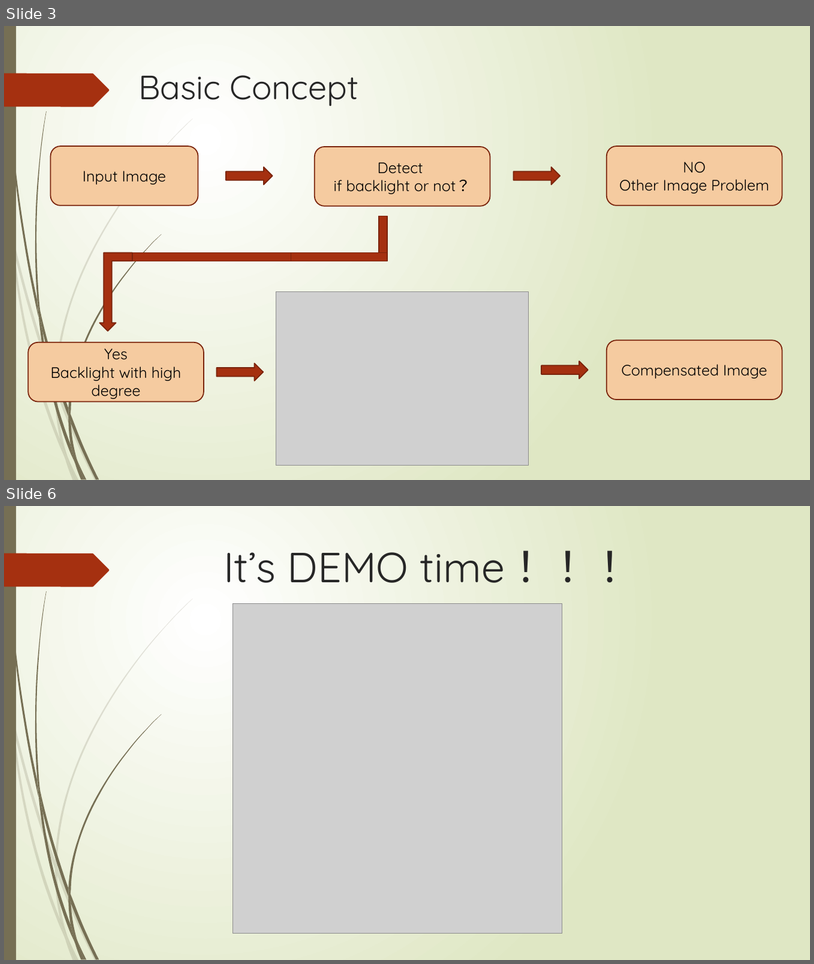
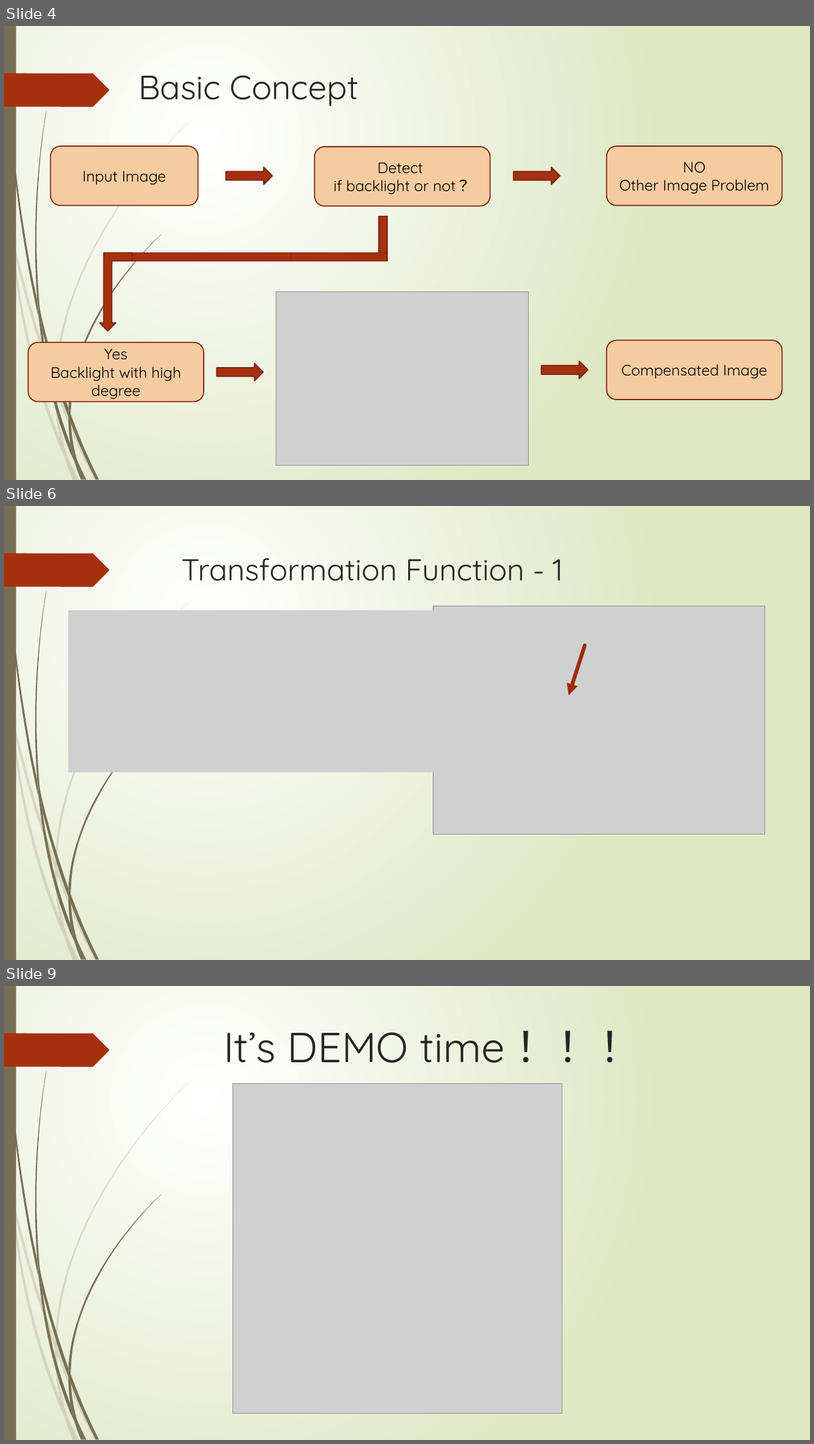
Before and after one commit to tedio85/Image-Processing-Final, a slide deck: DIP – Final Project.pptx. Shown one above the other, each under a label of ours: slides 3 and 6 before the commit, slides 4, 6 and 9 after it; the slides between them are not shown. The pictures are 814x964 and 814x1444 pixels, drawn with LibreOffice and Linux fonts; fonts in the diff are those of the drawing; grey boxes stand for pictures. Boxes give left, top, right and bottom in pixels: in the first picture for what was removed or moved away, otherwise in the second. Text is boxed around its words. In the diff, an @@ line names an element or a change of style, - is before the commit and + after.

```diff
--- a/DIP – Final Project.pptx
+++ b/DIP – Final Project.pptx
@@ slide 6 added at [4,506,810,960], background gradient #FFFFFF to #DFE8C4; not listed: 24 template elements that a slide beside it also shows @@
@@ title added at [182,558,563,581], 36 pt, text #262626 @@
+Transformation Function - 1
@@ picture added at [68,610,453,772] @@
@@ picture added at [434,606,765,834] @@
@@ arrow added from (585, 645) to (569, 696), #9E2E0F 4.5 pt @@
@@ what was slide 3 is now slide 4 @@
@@ what was slide 6 is now slide 9 @@
```
Also in this commit, not shown: 1 slide changed, 3 other slides added, 1 slide removed, 2 other files.
